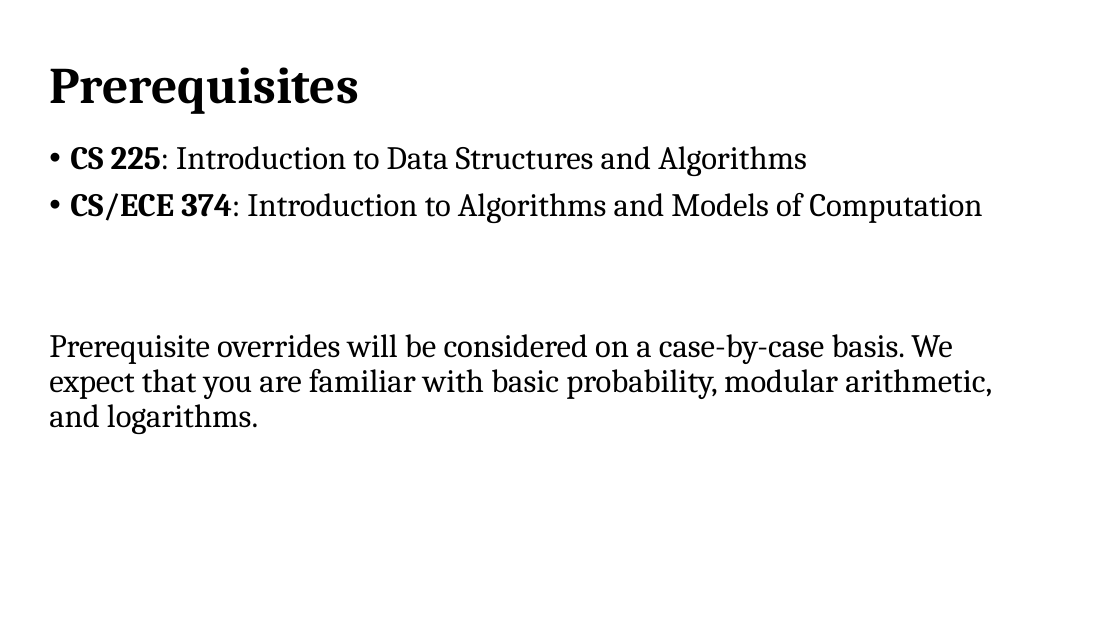
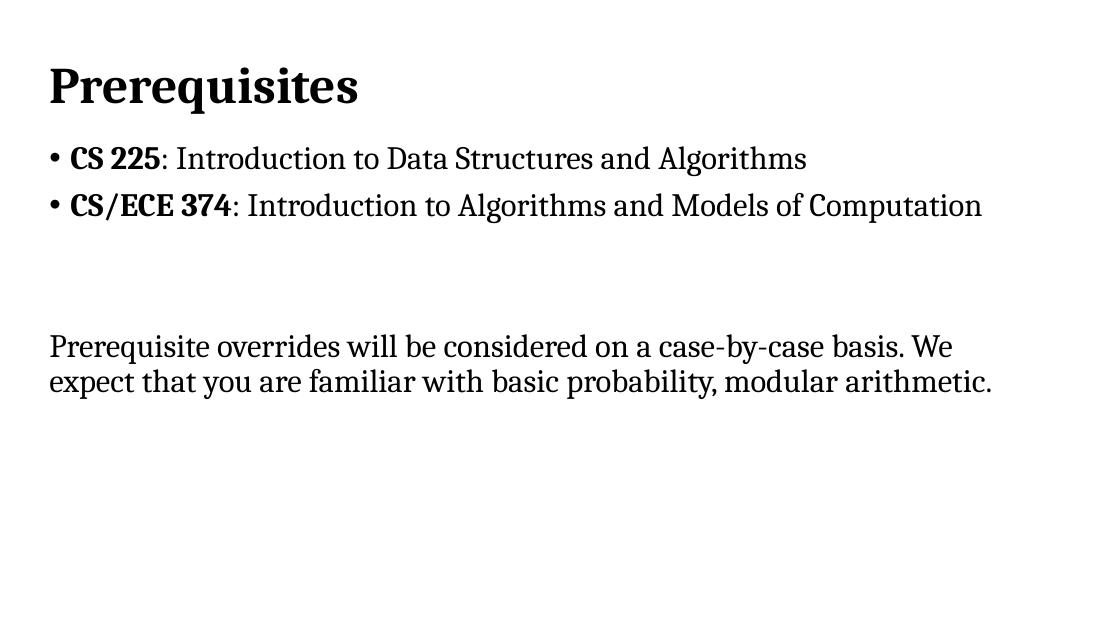
Before and after one commit to Ning0Luo/ning0luo.github.io, a slide deck: slide 5 of ece407/407-4562870-2026/lec1.pptx. Drawn at 1120x630 pixels with LibreOffice and Linux fonts; fonts in the diff are those of the drawing. Boxes give left, top, right and bottom in pixels: in the first picture for what was removed or moved away, otherwise in the second. Text is boxed around its words. In the diff, an @@ line names an element or a change of style, - is before the commit and + after.

```diff
--- a/ece407/407-4562870-2026/lec1.pptx
+++ b/ece407/407-4562870-2026/lec1.pptx
@@ text at [49, 334, 992, 399]: text changed @@
-Prerequisite overrides will be considered on a case-by-case basis. We expect that you are familiar with basic probability, modular arithmetic, and logarithms.
+Prerequisite overrides will be considered on a case-by-case basis. We expect that you are familiar with basic probability, modular arithmetic.
```
Also in this commit, not shown: 10 other slides changed, 2 slides added, 1 slide removed, 12 other files.
